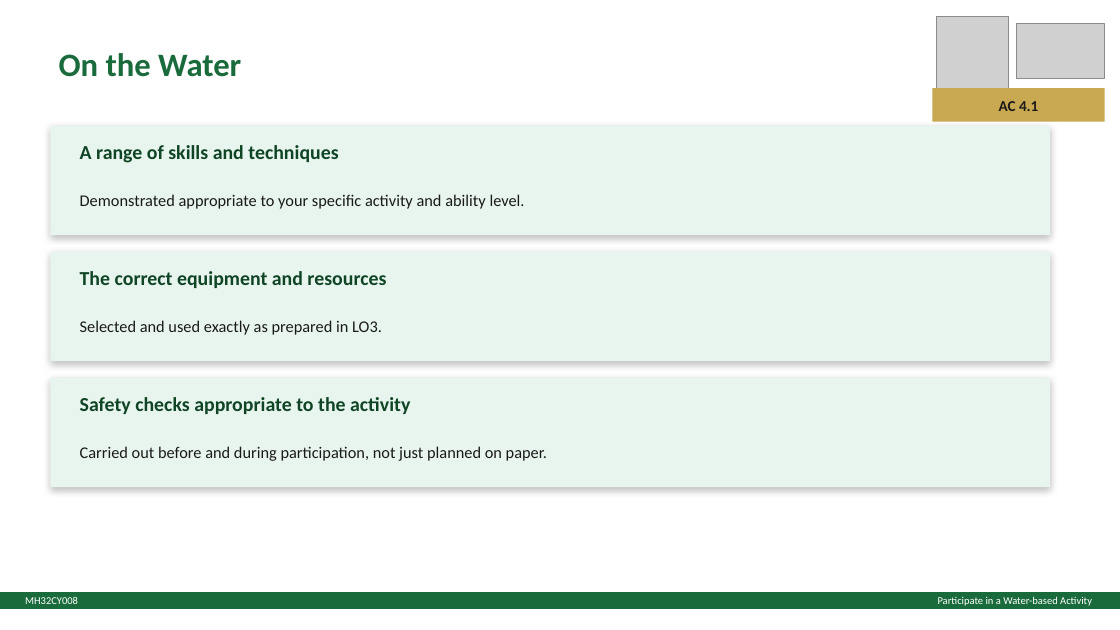
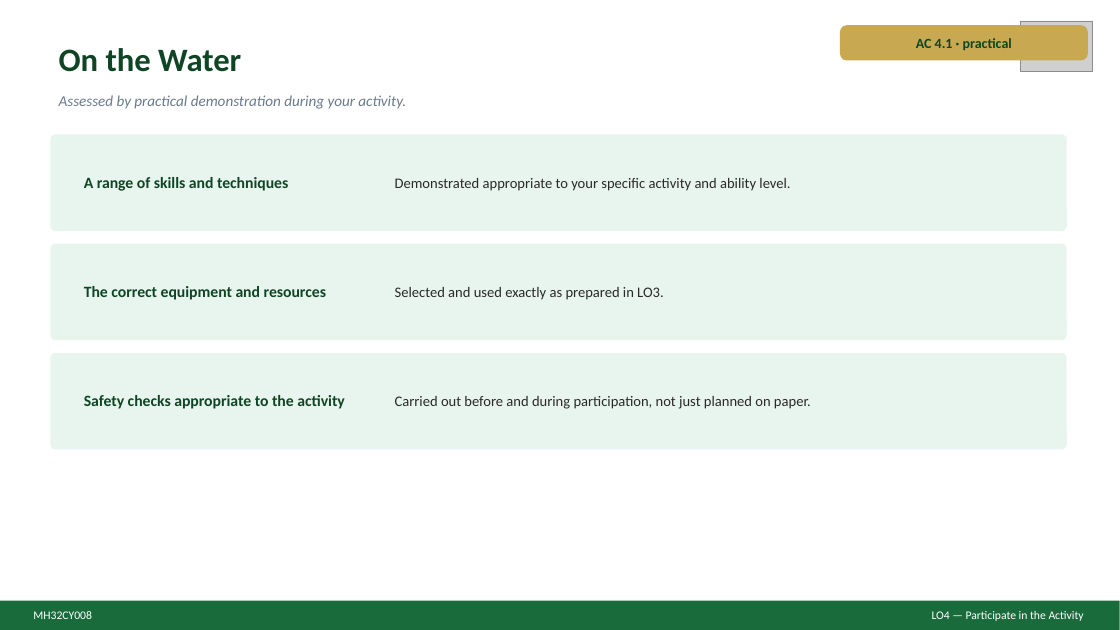
Before and after one commit to JJ2026Outdoor/ACOutdoorEd, a slide deck: slide 8 of MH32CY008WaterActivitySlides.pptx (slide 10 before the commit). Drawn at 1120x630 pixels with LibreOffice and Linux fonts; fonts in the diff are those of the drawing; grey boxes stand for pictures. Boxes give left, top, right and bottom in pixels: in the first picture for what was removed or moved away, otherwise in the second. Text is boxed around its words. In the diff, an @@ line names an element or a change of style, - is before the commit and + after.

```diff
--- a/MH32CY008WaterActivitySlides.pptx
+++ b/MH32CY008WaterActivitySlides.pptx
@@ text "On the Water" at (59, 48, 241, 72): text colour #1A6B3C to #0F4525 @@
@@ rounded rectangle added at (840, 25, 1088, 60), fill #C8A951 @@
@@ picture removed at (1017, 24, 1105, 78) @@
@@ picture: place and size @@
-picture at (937, 17, 1008, 88)
+picture at (1021, 21, 1092, 71)
@@ text at (916, 38, 1012, 50): text changed; size 13 to 12 pt; text colour #1A1A1A to #0F4525 @@
-AC 4.1
+AC 4.1 · practical
@@ rectangle removed at (933, 88, 1105, 122) @@
@@ text added at (59, 95, 406, 109), 13 pt, text #6B7B8C, italic @@
+Assessed by practical demonstration during your activity.
@@ rounded rectangle: place and size @@
-rounded rectangle at (50, 126, 1050, 235)
+rounded rectangle at (50, 134, 1067, 231)
@@ rounded rectangle at (50, 134, 1067, 231): rectangle to rounded rectangle; shadow off @@
@@ size 17 to 13.5 pt in 3 elements at (84, 286, 326, 300), (84, 395, 345, 409), (84, 177, 288, 191) @@
@@ text "A range of skills and ...": place and size @@
-text "A range of skills and ..." at (80, 145, 338, 163)
+text "A range of skills and ..." at (84, 177, 288, 191)
@@ text "Demonstrated appropriate to your specific ...": place and size @@
-text "Demonstrated appropriate to your specific ..." at (80, 194, 525, 209)
+text "Demonstrated appropriate to your specific ..." at (395, 178, 790, 191)
@@ rounded rectangle at (50, 244, 1067, 340): rectangle to rounded rectangle; shadow off @@
@@ rounded rectangle: place and size @@
-rounded rectangle at (50, 252, 1050, 361)
+rounded rectangle at (50, 244, 1067, 340)
@@ text "Selected and used exactly as ...": place and size @@
-text "Selected and used exactly as ..." at (80, 320, 382, 335)
+text "Selected and used exactly as ..." at (395, 287, 663, 300)
@@ rounded rectangle added at (50, 353, 1067, 450), fill #E8F5EE @@
@@ rectangle removed at (50, 378, 1050, 487) @@
@@ size 14 to 12.5 pt, text colour #1A1A1A to #2A2A2A in 3 elements at (395, 178, 790, 191), (395, 287, 663, 300), (395, 396, 811, 409) @@
@@ text "Carried out before and during ...": place and size @@
-text "Carried out before and during ..." at (80, 446, 547, 461)
+text "Carried out before and during ..." at (395, 396, 811, 409)
@@ rectangle: place and size @@
-rectangle at (0, 592, 1120, 609)
+rectangle at (0, 601, 1120, 630)
@@ text "MH32CY008": place and size @@
-text "MH32CY008" at (25, 597, 78, 604)
+text "MH32CY008" at (33, 611, 92, 619)
@@ text "MH32CY008" at (33, 611, 92, 619): size 9 to 10 pt @@
@@ text at (932, 611, 1084, 621): text changed; size 9 to 10 pt @@
-Participate in a Water-based Activity
+LO4 — Participate in the Activity
```
Also in this commit, not shown: 9 other slides changed, 1 slide added, 3 slides removed, 1 other file.
